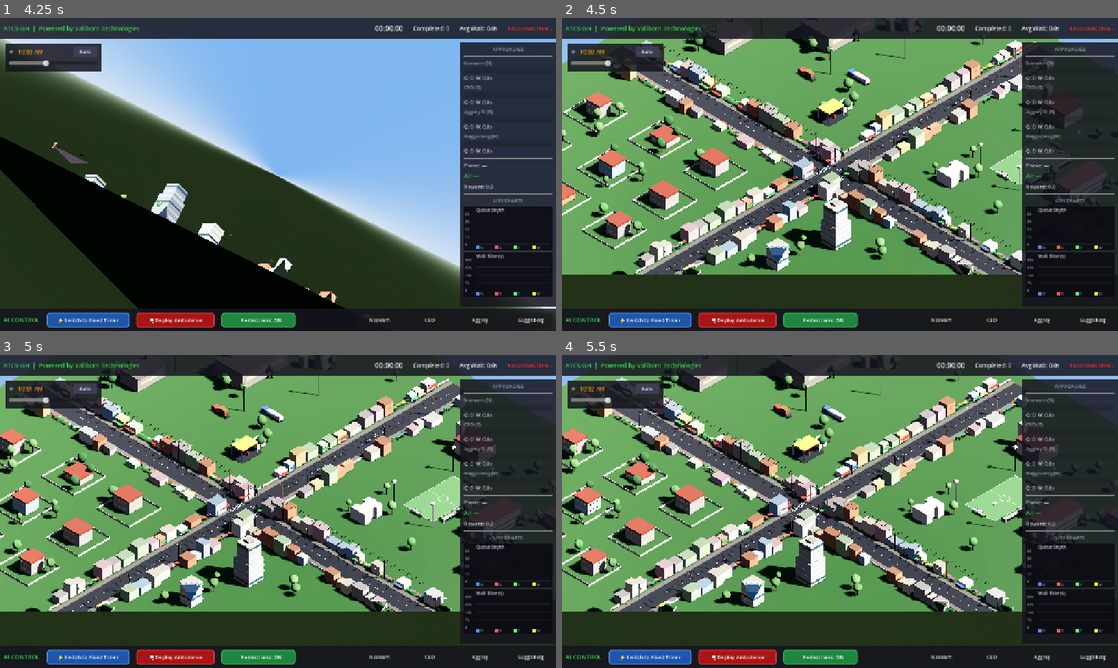
Above: before the commit, frames 1-4 (two rows, left to right).
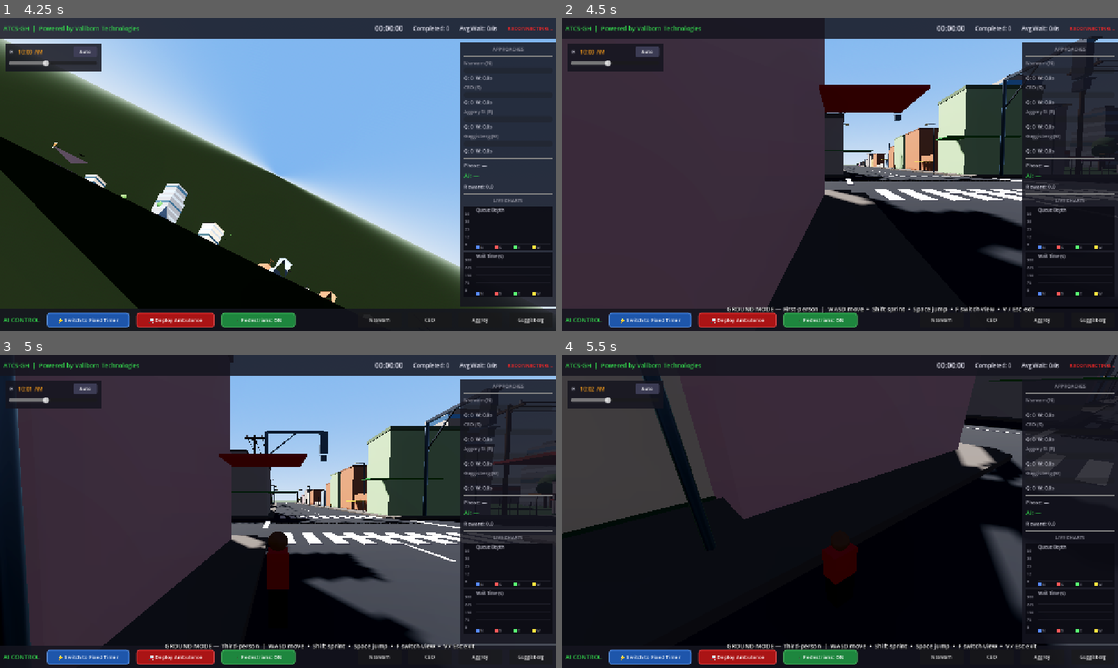
Above: after the commit, the same moments.

Repository: Bigbee-x/ATCS-GH
Game: Godot game, scene res://scenes/LauncherMenu.tscn
Same seed, same stepped clock (60 frames per second), same inputs: the game is played once before the commit and once after it.
Inputs (mouse positions are in pixels of both pictures, inside the frame that each line leads up to):
- Up to frame 1 (4.25 s): click "Show Log" at 0.5 s; click "Hide Log" at 1.25 s; click (200, 212) at 2.02 s; click "Hide Log" at 2.75 s; click "Show Log" at 3.5 s
- Up to frame 2 (4.5 s): tap Enter at 4.25 s; move the mouse to (962, 158) at 4.27 s; hold Right (ui_right) from 4.28 s (still down); tap V at 4.35 s; click (962, 158) at 4.42 s
- Up to frame 3 (5 s): keep holding Right (ui_right); tap Space at 4.52, 4.82 s; tap F at 4.55 s
- Up to frame 4 (5.5 s): release Right (ui_right) at 5 s; drag from (728, 527) to (812, 574) at 5.02 s

Frame 1 is identical in both runs. In frame 2, 69% of the frame differs, in the area x 0-100%, y 0-95%; in frame 3, 68%; in frame 4, 72%.

Commit message:
Add ground-level GTA-style pedestrian mode (V to enter)
Press V in the single-junction sim to drop a capsule-collided player
avatar into the scene. F toggles between first-person and third-person
views, Esc or V again returns to the top-down camera. WASD moves,
Shift sprints, Space jumps. Mouse captures and controls look.

PlayerController.gd is a self-contained CharacterBody3D that builds
its own capsule collision, 3-part pedestrian-style avatar (torso,
head, legs), and a yaw/pitch camera rig with separate FP and TP
Camera3Ds. No Main.tscn edit needed — Main.gd instantiates it in
_ready.

Collision enabled on the ground plane, junction square, 4 road arms,
and sidewalks (giving walkable surfaces + raised curbs) in
Intersection.gd; a single recursive post-process in EnvironmentBuilder
flips use_collision on every CSG primitive so buildings, storage
tanks, goal posts, and utility poles are solid.

Vehicles remain non-collidable — their lerp animation would fight
the physics system. Treat them like dodge-em traffic for now.

A bottom-center HUD hint shows the active key bindings while on the
ground and updates when F switches view mode.

Co-Authored-By: Claude Opus 4.7 <noreply@anthropic.com>

Diff:
--- a/visualizer/scripts/EnvironmentBuilder.gd
+++ b/visualizer/scripts/EnvironmentBuilder.gd
@@ -174,7 +174,27 @@
 	# Hook into day/night cycle so emissive materials + OmniLights toggle correctly
 	_wire_day_night()
 
+	# Enable collision on all CSG geometry so the ground-level player can't walk
+	# through buildings, tanks, goal posts, etc. Small decorative CSGs above
+	# head-height are harmless — the player can't reach them anyway.
+	_enable_collision_on_all_csg(self)
+
 	print("[EnvironmentBuilder] Built Accra streetscape + 4 quadrant districts + lights")
+
+
+func _enable_collision_on_all_csg(node: Node) -> void:
+	## Recursively turn on use_collision for every CSG primitive under `node`.
+	## Building bodies, walls, tanks, lamp posts, poles, and goal frames all
+	## become solid — the player's CharacterBody3D capsule will stop against them.
+	for child in node.get_children():
+		if child is CSGBox3D:
+			(child as CSGBox3D).use_collision = true
+		elif child is CSGCylinder3D:
+			(child as CSGCylinder3D).use_collision = true
+		elif child is CSGSphere3D:
+			(child as CSGSphere3D).use_collision = true
+		if child.get_child_count() > 0:
+			_enable_collision_on_all_csg(child)
 
 
 # ═════════════════════════════════════════════════════════════════════════════
--- a/visualizer/scripts/Intersection.gd
+++ b/visualizer/scripts/Intersection.gd
@@ -265,6 +265,7 @@
 	ground.position = Vector3(0, -0.06, 0)
 	ground.material = _mat_grass
 	ground.name = "Ground"
+	ground.use_collision = true   # Walkable floor for ground-mode player
 	add_child(ground)
 
 
@@ -275,6 +276,7 @@
 	junction.position = Vector3(0, 0, 0)
 	junction.material = _mat_road
 	junction.name = "Junction"
+	junction.use_collision = true
 	add_child(junction)
 
 
@@ -295,6 +297,7 @@
 	road.position = center
 	road.material = _mat_road
 	road.name = "Road_%s" % approach
+	road.use_collision = true
 	add_child(road)
 
 	# Center line (dashed marking)
@@ -349,6 +352,7 @@
 
 		sw.position = sw_pos
 		sw.material = _mat_sidewalk
+		sw.use_collision = true   # Raised curbs the player can step up onto
 		add_child(sw)
 
 
--- a/visualizer/scripts/Main.gd
+++ b/visualizer/scripts/Main.gd
@@ -24,6 +24,11 @@
 @onready var camera: Camera3D = $IsometricCamera
 @onready var tod_manager: Node = $TimeOfDayManager
 
+# ── Ground-level pedestrian mode ─────────────────────────────────────────────
+var _player: CharacterBody3D = null
+var _ground_mode_active: bool = false
+var _ground_hint_label: Label = null
+
 # ── Camera state ─────────────────────────────────────────────────────────────
 var _camera_default_position: Vector3
 var _camera_default_rotation: Vector3
@@ -94,7 +99,11 @@
 	ui.time_of_day_changed.connect(_on_ui_time_changed)
 	ui.tod_mode_changed.connect(_on_ui_tod_mode_changed)
 
+	# ── Spawn ground-level player controller (dormant until V pressed) ───
+	_setup_player()
+
 	print("[Main] All signals connected. Waiting for server data...")
+	print("[Main] Tip: press V to drop into ground-level pedestrian mode.")
 
 
 # ═════════════════════════════════════════════════════════════════════════════
@@ -243,13 +252,36 @@
 #   R / Home             — Reset camera
 
 func _process(delta: float) -> void:
+	if _ground_mode_active:
+		return  # Player controller owns WASD/mouse/keys while on the ground
 	_process_camera_keys(delta)
 
 
 func _unhandled_input(event: InputEvent) -> void:
-	# ── Escape: return to launcher menu ──────────────────────────────────
+	# ── V: toggle ground-level pedestrian mode ──────────────────────────
+	if event is InputEventKey and event.pressed and not event.echo and event.keycode == KEY_V:
+		_toggle_ground_mode()
+		get_viewport().set_input_as_handled()
+		return
+
+	# ── F: toggle FP/TP (only in ground mode) ───────────────────────────
+	if _ground_mode_active and event is InputEventKey and event.pressed and not event.echo and event.keycode == KEY_F:
+		if _player and _player.has_method("toggle_view_mode"):
+			_player.toggle_view_mode()
+			_update_ground_hint()
+		get_viewport().set_input_as_handled()
+		return
+
+	# ── Escape: exit ground mode first, else return to launcher ─────────
 	if event is InputEventKey and event.pressed and event.keycode == KEY_ESCAPE:
-		get_tree().change_scene_to_file("res://scenes/LauncherMenu.tscn")
+		if _ground_mode_active:
+			_toggle_ground_mode()
+		else:
+			get_tree().change_scene_to_file("res://scenes/LauncherMenu.tscn")
+		return
+
+	# ── Skip top-down camera controls while player is on the ground ─────
+	if _ground_mode_active:
 		return
 
 	# ── R key: reset camera ─────────────────────────────────────────────
@@ -413,3 +445,74 @@
 	camera.size = _camera_default_size
 	_apply_camera()
 	print("[Camera] Reset to default position")
+
+
+# ═════════════════════════════════════════════════════════════════════════════
+# GROUND-LEVEL PEDESTRIAN MODE
+# ═════════════════════════════════════════════════════════════════════════════
+
+func _setup_player() -> void:
+	## Instantiate the PlayerController and a small HUD hint overlay.
+	var script: GDScript = load("res://scripts/PlayerController.gd")
+	_player = CharacterBody3D.new()
+	_player.set_script(script)
+	_player.name = "PlayerController"
+	add_child(_player)
+	# Spawn on a sidewalk of the south arm, 8 units south of the junction,
+	# facing north (yaw=π → camera looks down +Z). Sidewalk top is at
+	# y=0.15; spawn a tick higher so the capsule settles onto it.
+	_player.spawn_at(Vector3(3.95, 0.4, -8.0), PI)
+
+	# Build the HUD hint — a small label anchored bottom-center of the UI canvas.
+	_ground_hint_label = Label.new()
+	_ground_hint_label.name = "GroundModeHint"
+	_ground_hint_label.anchor_left = 0.5
+	_ground_hint_label.anchor_right = 0.5
+	_ground_hint_label.anchor_top = 1.0
+	_ground_hint_label.anchor_bottom = 1.0
+	_ground_hint_label.offset_left  = -260.0
+	_ground_hint_label.offset_right =  260.0
+	_ground_hint_label.offset_top   = -60.0
+	_ground_hint_label.offset_bottom = -20.0
+	_ground_hint_label.horizontal_alignment = HORIZONTAL_ALIGNMENT_CENTER
+	_ground_hint_label.add_theme_color_override("font_color", Color(1, 1, 1))
+	_ground_hint_label.add_theme_color_override("font_shadow_color", Color(0, 0, 0, 0.9))
+	_ground_hint_label.add_theme_constant_override("shadow_offset_x", 1)
+	_ground_hint_label.add_theme_constant_override("shadow_offset_y", 1)
+	_ground_hint_label.add_theme_font_size_override("font_size", 14)
+	_ground_hint_label.visible = false
+	_ground_hint_label.mouse_filter = Control.MOUSE_FILTER_IGNORE
+	var ui_root := ui as Control
+	if ui_root:
+		ui_root.add_child(_ground_hint_label)
+
+
+func _toggle_ground_mode() -> void:
+	_ground_mode_active = not _ground_mode_active
+	if _player == null:
+		return
+
+	if _ground_mode_active:
+		# Stop any in-progress top-down pan/orbit
+		_is_panning = false
+		_is_rotating = false
+		# Hand the viewport over to the player's camera
+		_player.set_active(true)
+		_update_ground_hint()
+		_ground_hint_label.visible = true
+		print("[Main] Ground mode: ON")
+	else:
+		_player.set_active(false)
+		camera.current = true   # restore the top-down camera
+		_ground_hint_label.visible = false
+		print("[Main] Ground mode: OFF")
+
+
+func _update_ground_hint() -> void:
+	if _ground_hint_label == null or _player == null:
+		return
+	var fp: bool = true
+	if _player.has_method("is_first_person"):
+		fp = bool(_player.call("is_first_person"))
+	var view_name: String = "First-person" if fp else "Third-person"
+	_ground_hint_label.text = "GROUND MODE — %s  |  WASD move  •  Shift sprint  •  Space jump  •  F switch view  •  V / Esc exit" % view_name
--- /dev/null
+++ b/visualizer/scripts/PlayerController.gd
@@ -0,0 +1,293 @@
+extends CharacterBody3D
+## Ground-level "GTA-style" pedestrian avatar.
+##
+## The player lives in the same scene as the top-down sim. Pressing V hands
+## control from the isometric camera to this controller. F toggles between
+## first-person (camera inside the head) and third-person (camera behind a
+## visible avatar). Esc, or V again, returns to the top-down view.
+##
+## The avatar is self-contained: it builds its own capsule collision, avatar
+## mesh (torso / head / legs matching the ambient pedestrian style), and two
+## Camera3Ds (FP + TP) in _ready(). No Main.tscn edits needed.
+##
+## World scale: 1 Godot unit ≈ 4.5m (cars are 1 unit long). Player capsule is
+## 0.5 tall, 0.16 radius — matches the ambient pedestrian visual scale.
+##
+## Godot rotation convention used here:
+##   rotation.y = 0    → node's -Z basis points down world -Z (cam looks north)
+##   rotation.y = +π   → -Z basis points down world +Z (cam looks south)
+##   forward from yaw  = Vector3(-sin(yaw), 0, -cos(yaw))
+##   right   from yaw  = Vector3( cos(yaw), 0, -sin(yaw))
+
+# ── Physics tuning (scaled for this world) ─────────────────────────────────
+const WALK_SPEED      : float = 1.6
+const SPRINT_SPEED    : float = 4.0
+const JUMP_VELOCITY   : float = 2.2
+const GRAVITY         : float = 8.0
+const ACCEL           : float = 18.0
+const FRICTION        : float = 20.0
+const MOUSE_SENSITIVITY : float = 0.0025
+const PITCH_MIN : float = -1.35
+const PITCH_MAX : float = 1.20
+
+# ── Body geometry ──────────────────────────────────────────────────────────
+const CAPSULE_RADIUS : float = 0.16
+const CAPSULE_HEIGHT : float = 0.50   # total capsule height (incl. hemisphere caps)
+const EYE_HEIGHT     : float = 0.45
+
+# ── Avatar palette ─────────────────────────────────────────────────────────
+const SHIRT_COLORS: Array = [
+	Color(0.20, 0.35, 0.70),   # Blue
+	Color(0.85, 0.15, 0.15),   # Red
+	Color(0.15, 0.15, 0.15),   # Black
+]
+const SKIN_COLOR: Color = Color(0.55, 0.38, 0.24)
+const LEG_COLOR:  Color = Color(0.15, 0.15, 0.20)
+
+# ── State ──────────────────────────────────────────────────────────────────
+var _active: bool = false
+var _first_person: bool = true
+var _yaw: float   = 0.0
+var _pitch: float = -0.05
+
+# ── Node refs (built in _ready) ────────────────────────────────────────────
+var _collision_shape: CollisionShape3D
+var _avatar_root: Node3D
+var _yaw_pivot: Node3D          # child, rotates with view yaw
+var _pitch_pivot: Node3D        # child of yaw pivot, pitches up/down
+var _fp_camera: Camera3D
+var _tp_camera: Camera3D
+
+signal entered
+signal exited
+
+
+# ═════════════════════════════════════════════════════════════════════════════
+# LIFECYCLE
+# ═════════════════════════════════════════════════════════════════════════════
+
+func _ready() -> void:
+	_build_collision()
+	_build_avatar()
+	_build_cameras()
+	# Start dormant — Main.gd calls set_active(true) when V is pressed.
+	set_active(false)
+
+
+func _unhandled_input(event: InputEvent) -> void:
+	if not _active:
+		return
+
+	if event is InputEventMouseMotion:
+		_yaw   -= event.relative.x * MOUSE_SENSITIVITY
+		_pitch  = clampf(_pitch - event.relative.y * MOUSE_SENSITIVITY, PITCH_MIN, PITCH_MAX)
+		_apply_look()
+
+
+func _physics_process(delta: float) -> void:
+	if not _active:
+		return
+
+	# ── Gravity ──────────────────────────────────────────────────────────
+	if not is_on_floor():
+		velocity.y -= GRAVITY * delta
+
+	# ── Movement input (camera-relative) ─────────────────────────────────
+	# W = forward (-Z), S = back (+Z), A = left (-X of view), D = right (+X)
+	var in_forward: float = 0.0
+	var in_strafe : float = 0.0
+	if Input.is_key_pressed(KEY_W) or Input.is_action_pressed("ui_up"):
+		in_forward += 1.0
+	if Input.is_key_pressed(KEY_S) or Input.is_action_pressed("ui_down"):
+		in_forward -= 1.0
+	if Input.is_key_pressed(KEY_D) or Input.is_action_pressed("ui_right"):
+		in_strafe += 1.0
+	if Input.is_key_pressed(KEY_A) or Input.is_action_pressed("ui_left"):
+		in_strafe -= 1.0
+
+	var target_speed: float = SPRINT_SPEED if Input.is_key_pressed(KEY_SHIFT) else WALK_SPEED
+	var target_vel := Vector3.ZERO
+
+	if absf(in_forward) + absf(in_strafe) > 0.001:
+		# Convert camera-local intent → world direction
+		var forward := Vector3(-sin(_yaw), 0, -cos(_yaw))
+		var right   := Vector3( cos(_yaw), 0, -sin(_yaw))
+		var dir     := (forward * in_forward + right * in_strafe).normalized()
+		target_vel = dir * target_speed
+		# Rotate avatar to face movement direction (TP view).
+		# Want avatar's -Z basis to point along `dir`:
+		#   (-sin(r), 0, -cos(r)) = dir → r = atan2(-dir.x, -dir.z)
+		if _avatar_root:
+			var face_yaw: float = atan2(-dir.x, -dir.z)
+			_avatar_root.rotation.y = lerp_angle(_avatar_root.rotation.y, face_yaw, 12.0 * delta)
+
+	# ── Smooth accel / friction ──────────────────────────────────────────
+	var rate: float = ACCEL if target_vel.length_squared() > 0.001 else FRICTION
+	velocity.x = move_toward(velocity.x, target_vel.x, rate * delta)
+	velocity.z = move_toward(velocity.z, target_vel.z, rate * delta)
+
+	# ── Jump ─────────────────────────────────────────────────────────────
+	if Input.is_key_pressed(KEY_SPACE) and is_on_floor():
+		velocity.y = JUMP_VELOCITY
+
+	move_and_slide()
+
+
+# ═════════════════════════════════════════════════════════════════════════════
+# PUBLIC API
+# ═════════════════════════════════════════════════════════════════════════════
+
+func set_active(active: bool) -> void:
+	_active = active
+	if active:
+		Input.mouse_mode = Input.MOUSE_MODE_CAPTURED
+		_apply_view_mode()
+		_apply_look()
+		emit_signal("entered")
+	else:
+		Input.mouse_mode = Input.MOUSE_MODE_VISIBLE
+		if _fp_camera:
+			_fp_camera.current = false
+		if _tp_camera:
+			_tp_camera.current = false
+		if _avatar_root:
+			_avatar_root.visible = false   # hide avatar while in top-down view
+		velocity = Vector3.ZERO
+		emit_signal("exited")
+
+
+func is_active() -> bool:
+	return _active
+
+
+func toggle_view_mode() -> void:
+	_first_person = not _first_person
+	_apply_view_mode()
+
+
+func is_first_person() -> bool:
+	return _first_person
+
+
+func spawn_at(pos: Vector3, facing_yaw: float = 0.0) -> void:
+	global_position = pos
+	_yaw = facing_yaw
+	_pitch = -0.05
+	velocity = Vector3.ZERO
+	_apply_look()
+	# Avatar's -Z basis should point the same way the camera is looking
+	# (so TP view shows the back of the head, not the face).
+	if _avatar_root:
+		_avatar_root.rotation.y = facing_yaw
+
+
+# ═════════════════════════════════════════════════════════════════════════════
+# INTERNALS — SCENE CONSTRUCTION
+# ═════════════════════════════════════════════════════════════════════════════
+
+func _build_collision() -> void:
+	var shape := CapsuleShape3D.new()
+	shape.radius = CAPSULE_RADIUS
+	shape.height = CAPSULE_HEIGHT
+	_collision_shape = CollisionShape3D.new()
+	_collision_shape.shape = shape
+	# Capsule center at half-height so the feet rest at root-local y=0
+	_collision_shape.position = Vector3(0, CAPSULE_HEIGHT / 2.0, 0)
+	add_child(_collision_shape)
+
+
+func _build_avatar() -> void:
+	_avatar_root = Node3D.new()
+	_avatar_root.name = "Avatar"
+	add_child(_avatar_root)
+
+	var shirt_color: Color = SHIRT_COLORS[randi() % SHIRT_COLORS.size()]
+
+	# Legs
+	var leg_mat := StandardMaterial3D.new()
+	leg_mat.albedo_color = LEG_COLOR
+	var legs := CSGBox3D.new()
+	legs.size = Vector3(0.14, 0.20, 0.10)
+	legs.position = Vector3(0, 0.10, 0)
+	legs.material = leg_mat
+	legs.name = "Legs"
+	_avatar_root.add_child(legs)
+
+	# Torso
+	var shirt_mat := StandardMaterial3D.new()
+	shirt_mat.albedo_color = shirt_color
+	var torso := CSGBox3D.new()
+	torso.size = Vector3(0.16, 0.18, 0.11)
+	torso.position = Vector3(0, 0.30, 0)
+	torso.material = shirt_mat
+	torso.name = "Torso"
+	_avatar_root.add_child(torso)
+
+	# Head
+	var skin_mat := StandardMaterial3D.new()
+	skin_mat.albedo_color = SKIN_COLOR
+	var head := CSGSphere3D.new()
+	head.radius = 0.055
+	head.radial_segments = 10
+	head.rings = 5
+	head.position = Vector3(0, 0.44, 0)
+	head.material = skin_mat
+	head.name = "Head"
+	_avatar_root.add_child(head)
+
+	_avatar_root.visible = false
+
+
+func _build_cameras() -> void:
+	# Yaw pivot at eye height; children inherit the yaw rotation.
+	_yaw_pivot = Node3D.new()
+	_yaw_pivot.name = "YawPivot"
+	_yaw_pivot.position = Vector3(0, EYE_HEIGHT, 0)
+	add_child(_yaw_pivot)
+
+	# Pitch pivot — inherits yaw from parent, adds pitch.
+	_pitch_pivot = Node3D.new()
+	_pitch_pivot.name = "PitchPivot"
+	_yaw_pivot.add_child(_pitch_pivot)
+
+	# First-person camera — exactly at the pitch pivot, looks down local -Z.
+	_fp_camera = Camera3D.new()
+	_fp_camera.name = "FPCamera"
+	_fp_camera.near = 0.02
+	_fp_camera.far  = 400.0
+	_fp_camera.fov  = 75.0
+	_fp_camera.current = false
+	_pitch_pivot.add_child(_fp_camera)
+
+	# Third-person camera — sits behind (+Z local) and slightly above the pivot.
+	# Child of pitch pivot so it orbits with look pitch.
+	_tp_camera = Camera3D.new()
+	_tp_camera.name = "TPCamera"
+	_tp_camera.position = Vector3(0, 0.15, 1.2)   # behind and a touch up
+	_tp_camera.near = 0.02
+	_tp_camera.far  = 400.0
+	_tp_camera.fov  = 70.0
+	_tp_camera.current = false
+	_pitch_pivot.add_child(_tp_camera)
+
+
+# ═════════════════════════════════════════════════════════════════════════════
+# VIEW / LOOK APPLICATION
+# ═════════════════════════════════════════════════════════════════════════════
+
+func _apply_view_mode() -> void:
+	if _first_person:
+		_fp_camera.current = true
+		if _avatar_root:
+			_avatar_root.visible = false
+	else:
+		_tp_camera.current = true
+		if _avatar_root:
+			_avatar_root.visible = true
+
+
+func _apply_look() -> void:
+	if _yaw_pivot:
+		_yaw_pivot.rotation.y = _yaw
+	if _pitch_pivot:
+		_pitch_pivot.rotation.x = _pitch
